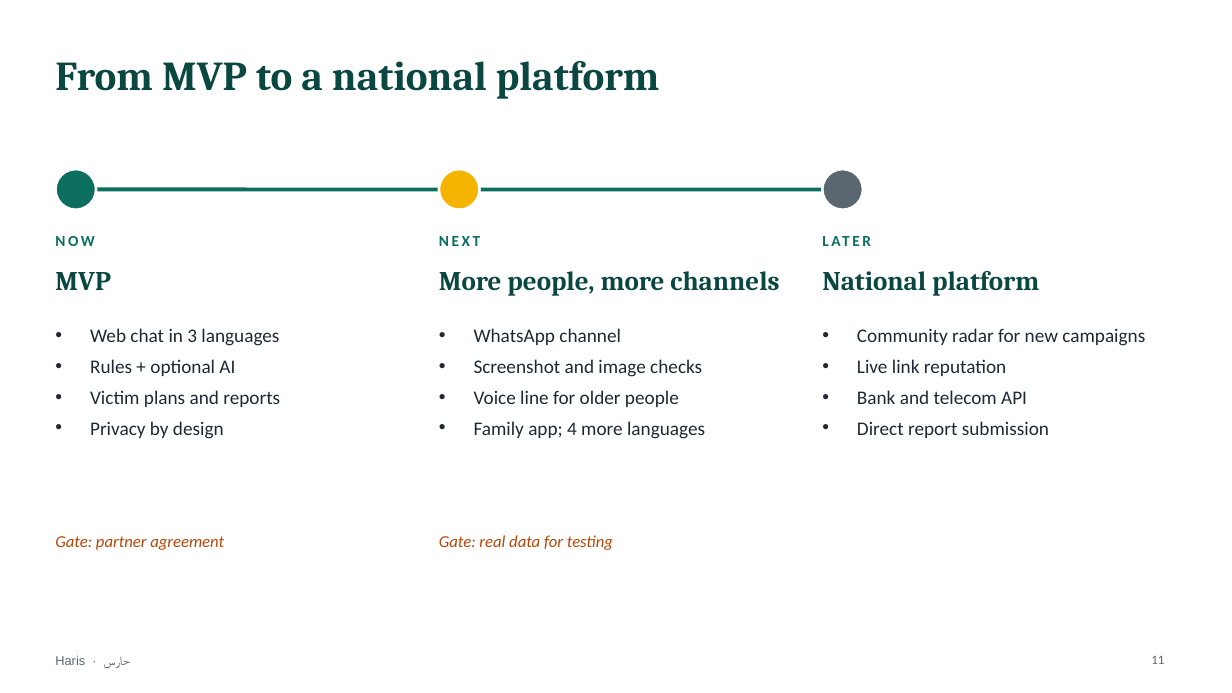
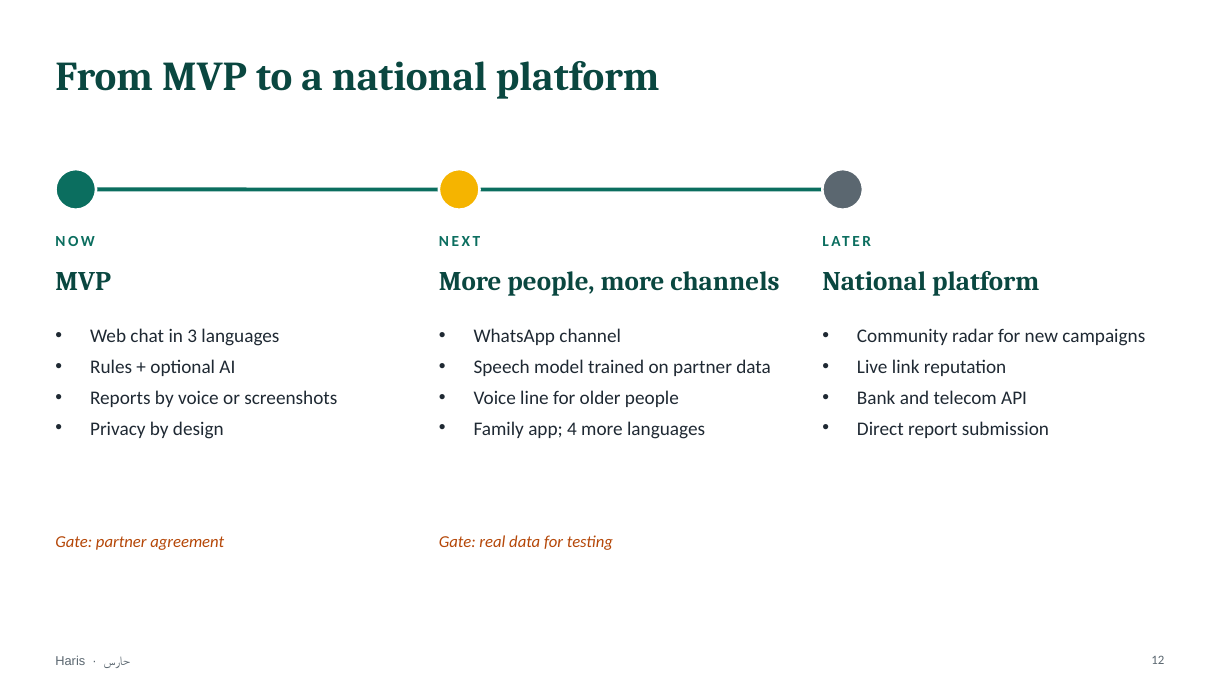
Before and after one commit to mohamedtorky2022/Haris, a slide deck: slide 12 of docs/Haris-presentation.pptx (slide 11 before the commit). Drawn at 1232x693 pixels with LibreOffice and Linux fonts; fonts in the diff are those of the drawing. Boxes give left, top, right and bottom in pixels: in the first picture for what was removed or moved away, otherwise in the second. Text is boxed around its words. In the diff, an @@ line names an element or a change of style, - is before the commit and + after.

```diff
--- a/docs/Haris-presentation.pptx
+++ b/docs/Haris-presentation.pptx
@@ text at bbox=[474, 359, 771, 376]: text changed @@
-• Screenshot and image checks
+• Speech model trained on partner data
@@ text at bbox=[90, 390, 337, 407]: text changed @@
-• Victim plans and reports
+• Reports by voice or screenshots
@@ page number at bbox=[1151, 655, 1164, 664]: text changed @@
-11
+12
```
Also in this commit, not shown: 3 other slides changed, 1 slide added, 8 other files.
